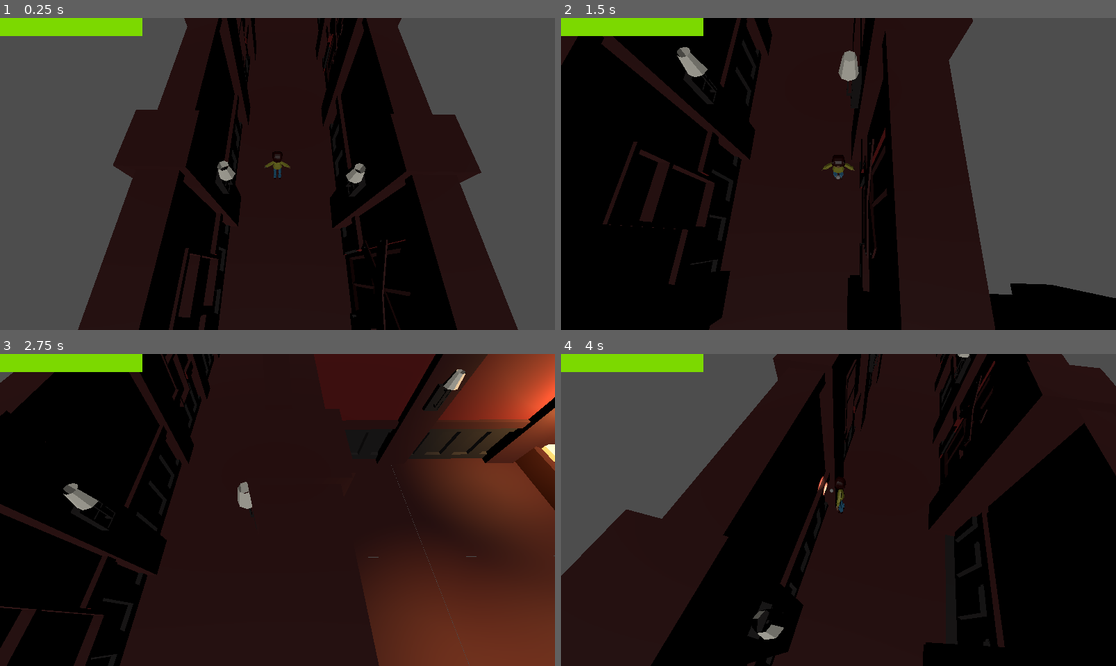
Above: before the commit, frames 1-4 (two rows, left to right).
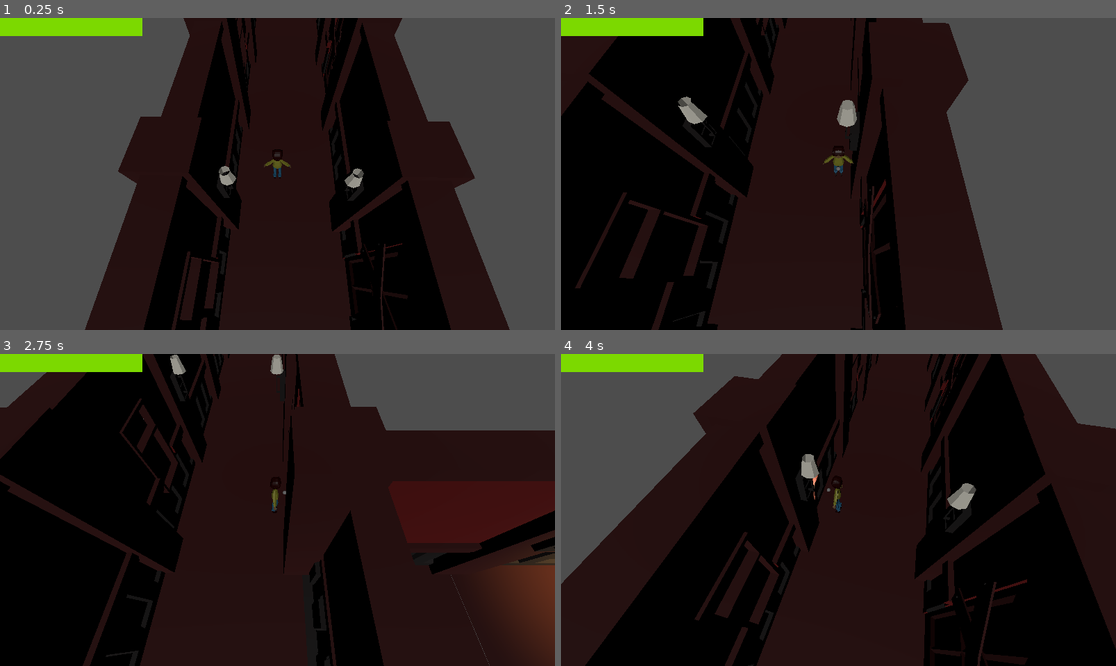
Above: after the commit, the same moments.

Repository: FellowshipOfTheGame/Hotel-Ponte-Negra
Game: Godot game, scene res://scenes/debug/miguel.tscn
The game is run twice, just before and just after one commit, with the same random seed, the same clock (stepped at 60 frames per second) and the same inputs. This scene is started directly instead of the project's main scene.
Inputs (mouse positions are in pixels of both pictures, inside the frame that each line leads up to):
- Up to frame 1 (0.25 s): no input
- Up to frame 2 (1.5 s): tap Enter at 0.5 s; move the mouse to (960, 158) at 0.52 s; hold D (movimento_direita) 0.53-1.28 s; hold E (interacao) 0.53-1.28 s; click (960, 158) at 0.67 s; move the mouse to (727, 189) at 1.27 s; hold S (movimento_tras) from 1.28 s (still down); tap Shift (correr) at 1.35 s
- Up to frame 3 (2.75 s): tap E (interacao) at 1.55 s; move the mouse to (333, 441) at 2.02 s; release S (movimento_tras) at 2.03 s; hold D (movimento_direita) from 2.03 s (still down); hold E (interacao) from 2.03 s (still down)
- Up to frame 4 (4 s): move the mouse to (810, 572) at 2.77 s; release D (movimento_direita) at 2.78 s; release E (interacao) at 2.78 s; hold W (movimento_frente) 2.78-3.53 s; tap F (lanterna) at 2.85 s; click (810, 572) at 2.92 s; tap E (interacao) at 3.05, 3.8 s; move the mouse to (1005, 556) at 3.52 s; hold A (movimento_esquerda) from 3.53 s (still down); hold 1 from 3.53 s (still down)

The runs differ from the first frame. In frame 1, 7.2% of the frame differs, in the area x 14-94%, y 0-100%; in frame 2, 15%; in frame 3, 38%, in the area x 0-100%, y 0-100%; in frame 4, 30%.
Error in both runs: Attempt to call function 'get_forca_max' in base 'null instance' on a null instance. (res://scripts/base.gd:10)

Commit message:
Bug Fixes

Diff:
--- a/scripts/enemies/concreteStates/EnemyInvestigate.gd
+++ b/scripts/enemies/concreteStates/EnemyInvestigate.gd
@@ -28,11 +28,11 @@
 		return
 	investigation_routine(_delta)
 
-func on_noise_detected(pos: Vector3, dist: float, intensity: float, score: float):
+func on_noise_detected(_pos: Vector3, _dist: float, _intensity: float, _score: float):
 	if memory and memory.has_noise_to_investigate:
 		if nav_agent:
 			nav_agent.target_position = memory.last_noise_pos
-		update_speed_multiplier(score)
+		update_speed_multiplier(_score)
 
 # --- NOVA FUNÇÃO ---
 func update_speed_multiplier(score: float):
--- a/scripts/player/player.gd
+++ b/scripts/player/player.gd
@@ -28,8 +28,10 @@
 	if not is_on_floor():
 		velocity.y -= gravity * delta
 	handle_movement(delta)
-	move_and_slide()
-	check_for_interaction()
+
+func _unhandled_input(event: InputEvent) -> void:
+	if event.is_action_pressed("interacao"):
+		check_for_interaction()
 
 func get_stamina_max():
 	return stamina_bar_max
